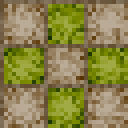
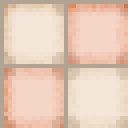
The second 128 x 128 image is a revision of the first. Changes to its layers:
hid group "Floor C" (3 layers) over [0, 0, 128, 128]
removed layer "Layer 3" (1st of 3, in "Floor C") from group "Floor C" over [4, 4, 128, 128]
painted on "Layer 2" (1st of 3, in "Floor C") over [4, 4, 128, 128]
painted on "Layer 1" (1st of 3, in "Floor C") over [4, 4, 128, 128]
hid group "Floor B" (4 layers) over [0, 0, 128, 128]
painted on "Layer 3" (1st of 2, in "Floor B") over [4, 4, 128, 128]
painted on "Layer 2" (2nd of 3, in "Floor B") over [4, 4, 128, 128]
painted on "Layer 1" (2nd of 3, in "Floor B") over [4, 4, 128, 128]
painted on "Layer 3" (2nd of 2, in "Floor A") over [4, 4, 128, 128]
painted on "Layer 2" (3rd of 3, in "Floor A") over [4, 4, 128, 128]
painted on "Layer 1" (3rd of 3, in "Floor A") over [4, 4, 128, 128]
